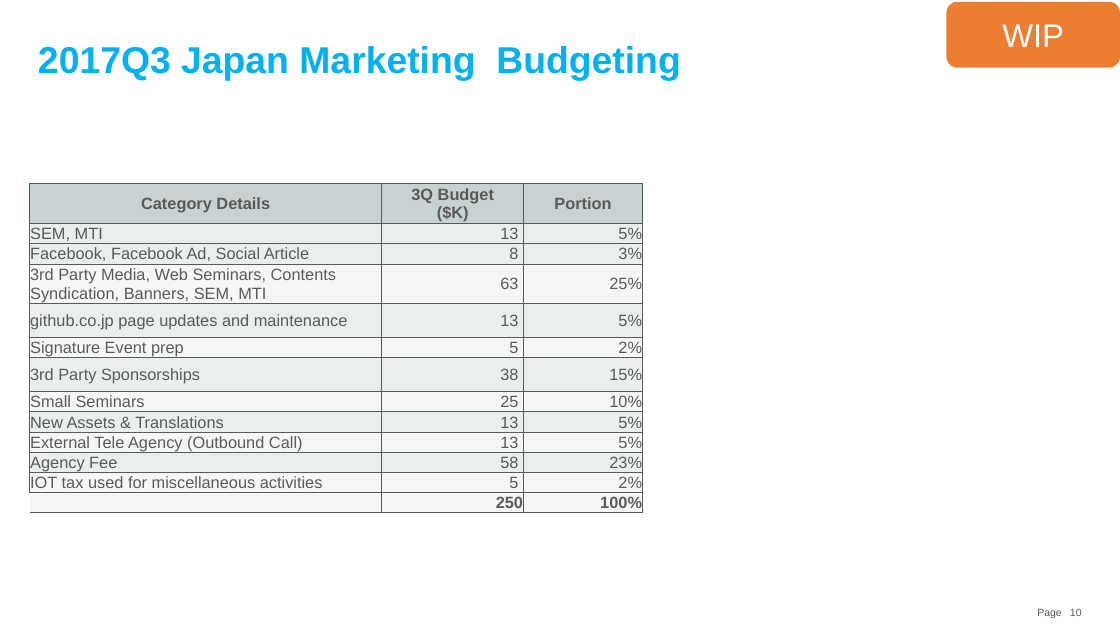
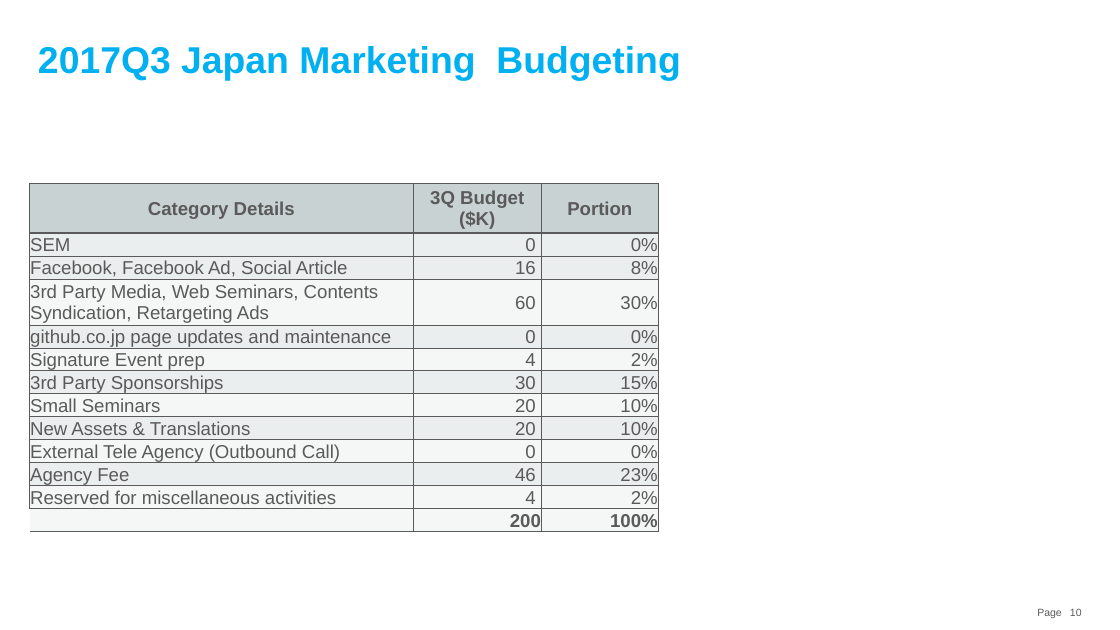
Before and after one commit to souebina/GitHub-Japan-Marketing-Plan, a slide deck: slide 10 of GitHub Japan Marketing Strategy.pptx. Drawn at 1120x630 pixels with LibreOffice and Linux fonts; fonts in the diff are those of the drawing. Boxes give left, top, right and bottom in pixels: in the first picture for what was removed or moved away, otherwise in the second. Text is boxed around its words. In the diff, an @@ line names an element or a change of style, - is before the commit and + after.

Commit message:
Update budget

```diff
--- a/GitHub Japan Marketing Strategy.pptx
+++ b/GitHub Japan Marketing Strategy.pptx
@@ rounded rectangle removed at [947,2,1120,67] @@
-WIP
@@ table at [29,184,659,532] @@
-row 2: SEM, MTI | 13 | 5%
+row 2: SEM | 0 | 0%
-row 3, column 2: 8
+row 3, column 2: 16
-row 3, column 3: 3%
+row 3, column 3: 8%
-row 4: 3rd Party Media, Web Seminars, Contents Syndication, Banners, SEM, MTI | 63 | 25%
+row 4: 3rd Party Media, Web Seminars, Contents Syndication, Retargeting Ads | 60 | 30%
-row 5, column 2: 13
+row 5, column 2: 0
-row 5, column 3: 5%
+row 5, column 3: 0%
-row 6, column 2: 5
+row 6, column 2: 4
-row 7, column 2: 38
+row 7, column 2: 30
-row 8, column 2: 25
+row 8, column 2: 20
-row 9, column 2: 13
+row 9, column 2: 20
-row 9, column 3: 5%
+row 9, column 3: 10%
-row 10, column 2: 13
+row 10, column 2: 0
-row 10, column 3: 5%
+row 10, column 3: 0%
-row 11, column 2: 58
+row 11, column 2: 46
-row 12, column 1: IOT tax used for miscellaneous activities
+row 12, column 1: Reserved for miscellaneous activities
-row 12, column 2: 5
+row 12, column 2: 4
-row 13, column 2: 250
+row 13, column 2: 200
@@ size 14 to 16 pt in "Category Details", "3Q Budget ($K)", "Portion", "Facebook, Facebook Ad, Social Article" and 13 more places @@
@@ table: place and size @@
-table at [29,184,643,513]
+table at [29,184,659,532]
```
Also in this commit, not shown: 2 other slides changed.
